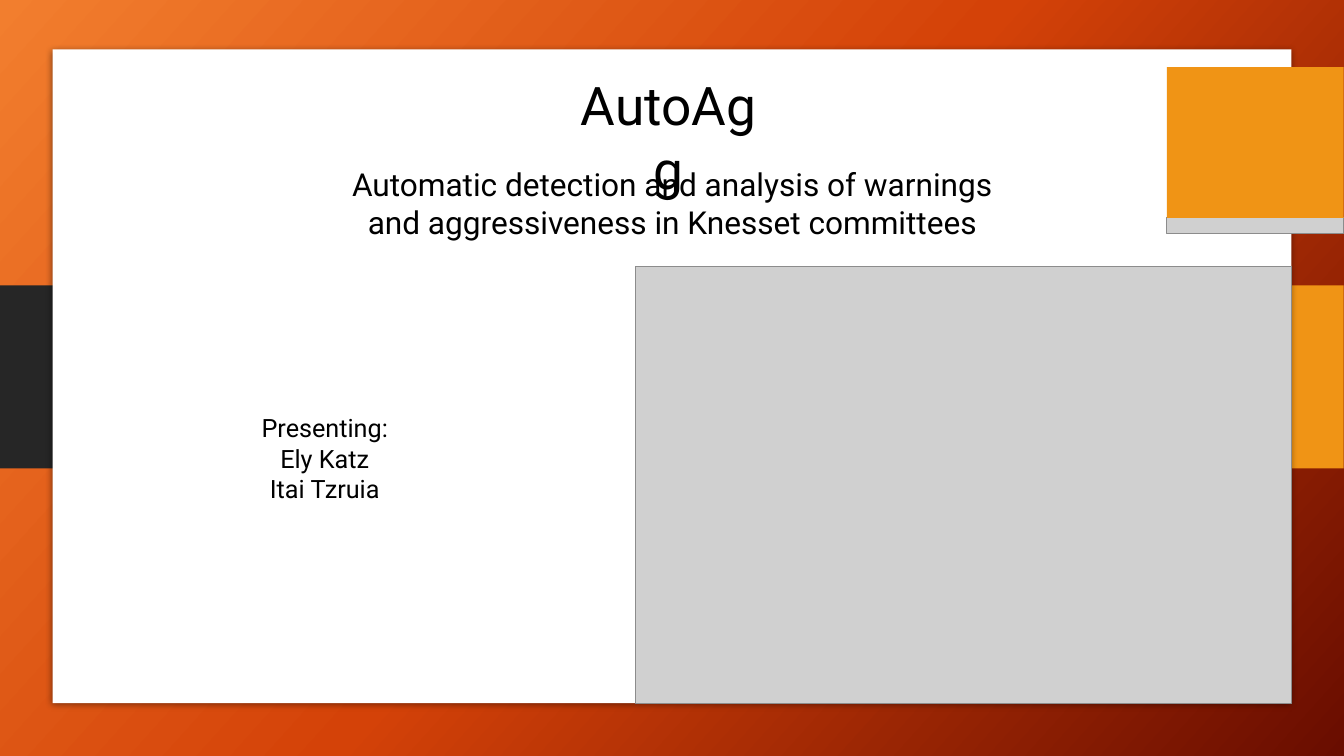
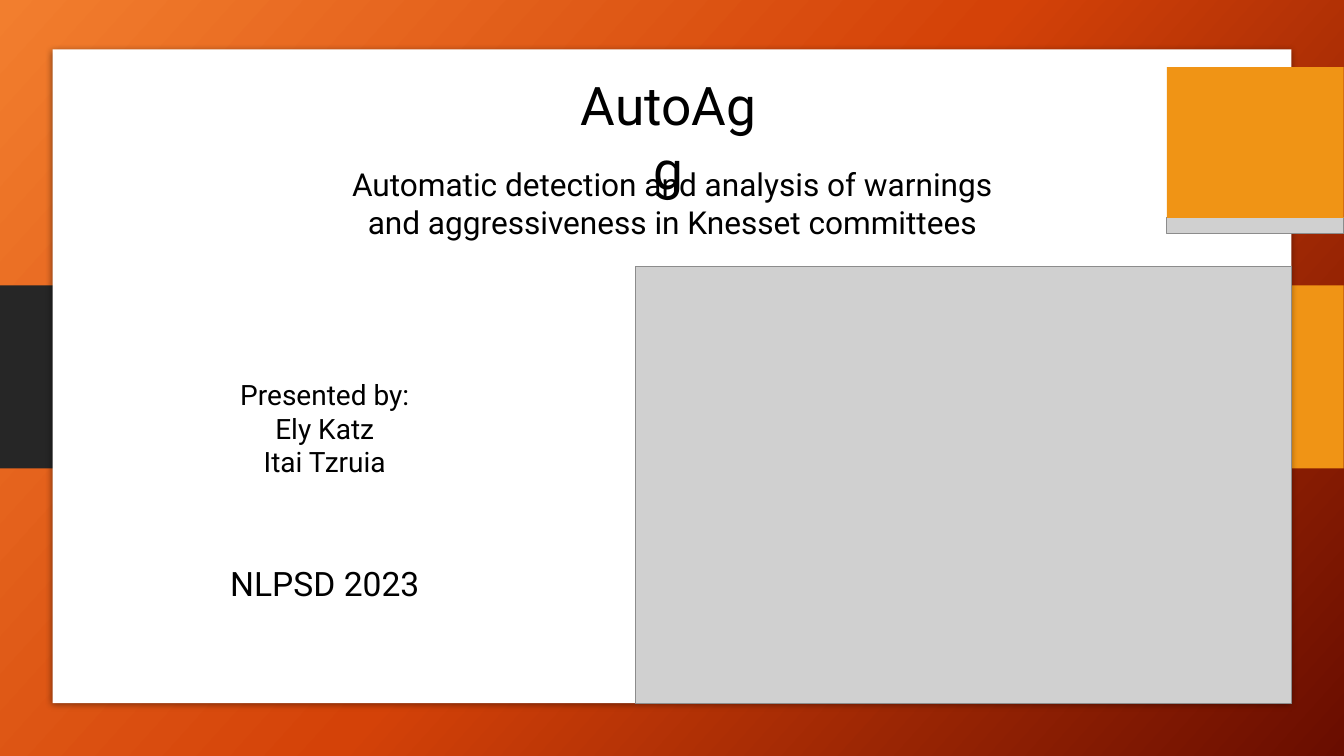
Before and after one commit to itaitzruia4/NLPSD, a slide deck: slide 1 of presentation.pptx. Drawn at 1344x756 pixels with LibreOffice and Linux fonts; fonts in the diff are those of the drawing; grey boxes stand for pictures; background and template pictures are left out. Boxes give left, top, right and bottom in pixels: in the first picture for what was removed or moved away, otherwise in the second. Text is boxed around its words. In the diff, an @@ line names an element or a change of style, - is before the commit and + after.

Commit message:
updated presentation

```diff
--- a/presentation.pptx
+++ b/presentation.pptx
@@ text "Presented by:" moved from (x1=262, y1=419, x2=388, y2=499) to (x1=240, y1=384, x2=410, y2=473) @@
@@ text at (x1=240, y1=384, x2=410, y2=411): text changed; size 18 to 20 pt @@
-Presenting:
+Presented by:
@@ text at (x1=264, y1=418, x2=386, y2=473): size 18 to 20 pt in "Ely Katz", "Itai Tzruia" @@
@@ text added at (x1=230, y1=571, x2=420, y2=597), 24 pt, text #000000 @@
+NLPSD 2023
```
Also in this commit, not shown: 1 other slide changed, 3 slides added.
